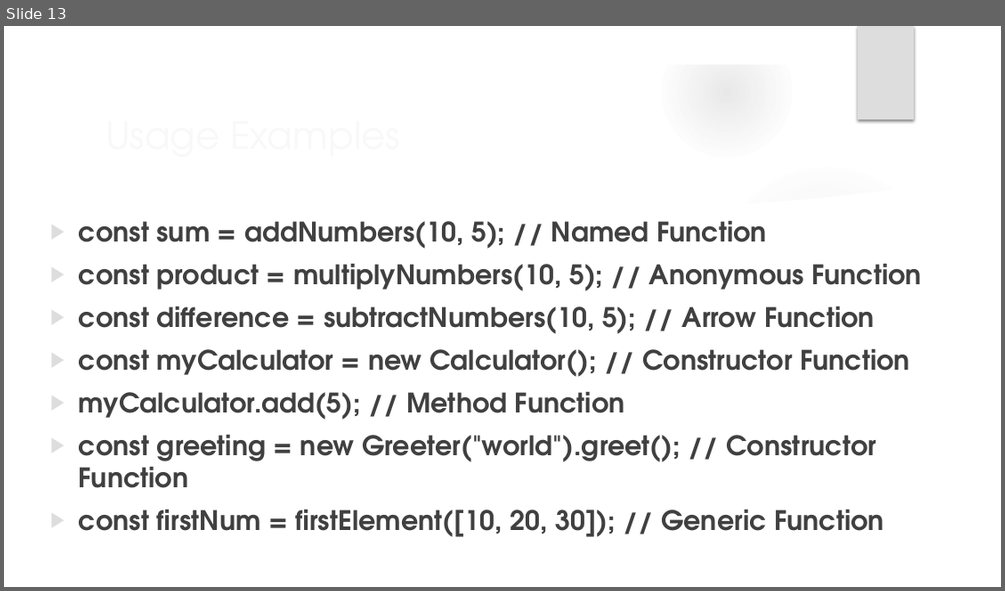
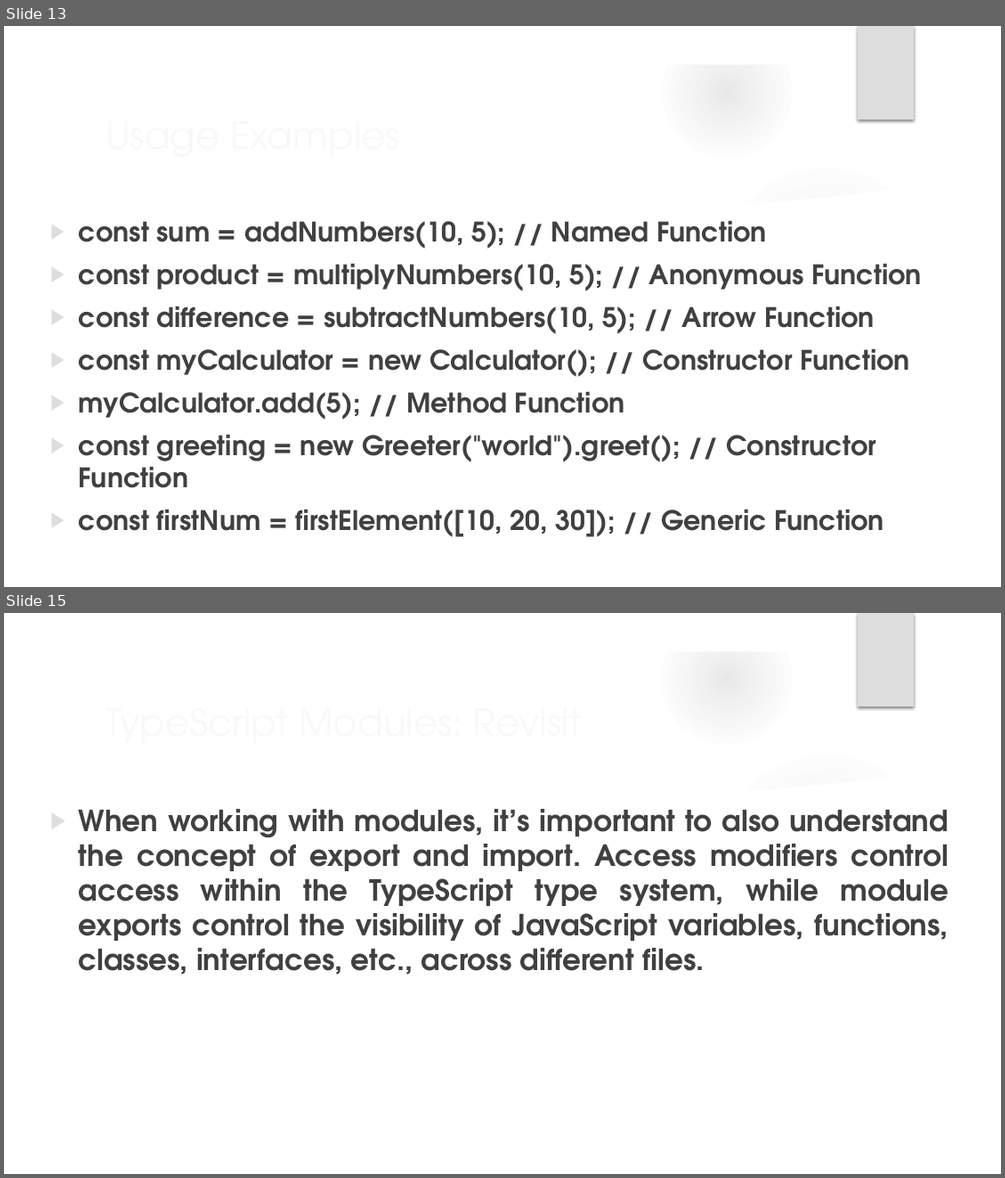
Before and after one commit to fkhan79/giaic_fmk, a slide deck: presentations/GIAIC_05-Methods and Functions.pptx. Shown one above the other, each under a label of ours: slide 13 before the commit, slides 13 and 15 after it; the slides between them are not shown. The pictures are 1005x591 and 1005x1178 pixels, drawn with LibreOffice and Linux fonts; fonts in the diff are those of the drawing; background and template pictures are left out. Boxes give left, top, right and bottom in pixels: in the first picture for what was removed or moved away, otherwise in the second. Text is boxed around its words. In the diff, an @@ line names an element or a change of style, - is before the commit and + after.

Commit message:
Some more code for Functions and Methods
Presentation Update
Code added for new files

```diff
--- a/presentations/GIAIC_05-Methods and Functions.pptx
+++ b/presentations/GIAIC_05-Methods and Functions.pptx
@@ slide 15 added at <box>4,613,1001,1174</box>, background picture (left out); not listed: 9 template elements that a slide beside it also shows @@
@@ title added at <box>98,692,815,750</box>, 36 pt, text #F8F8F8 @@
+TypeScript Modules: Revisit
@@ text added at <box>79,809,949,974</box>, 28 pt, text #404040, bold @@
+▶ When working with modules, it’s important to also understand the concept of export and import. Access modifiers control access within the TypeScript type system, while module exports control the visibility of JavaScript variables, functions, classes, interfaces, etc., across different files.
```
Also in this commit, not shown: 3 other slides added, 4 other files.
